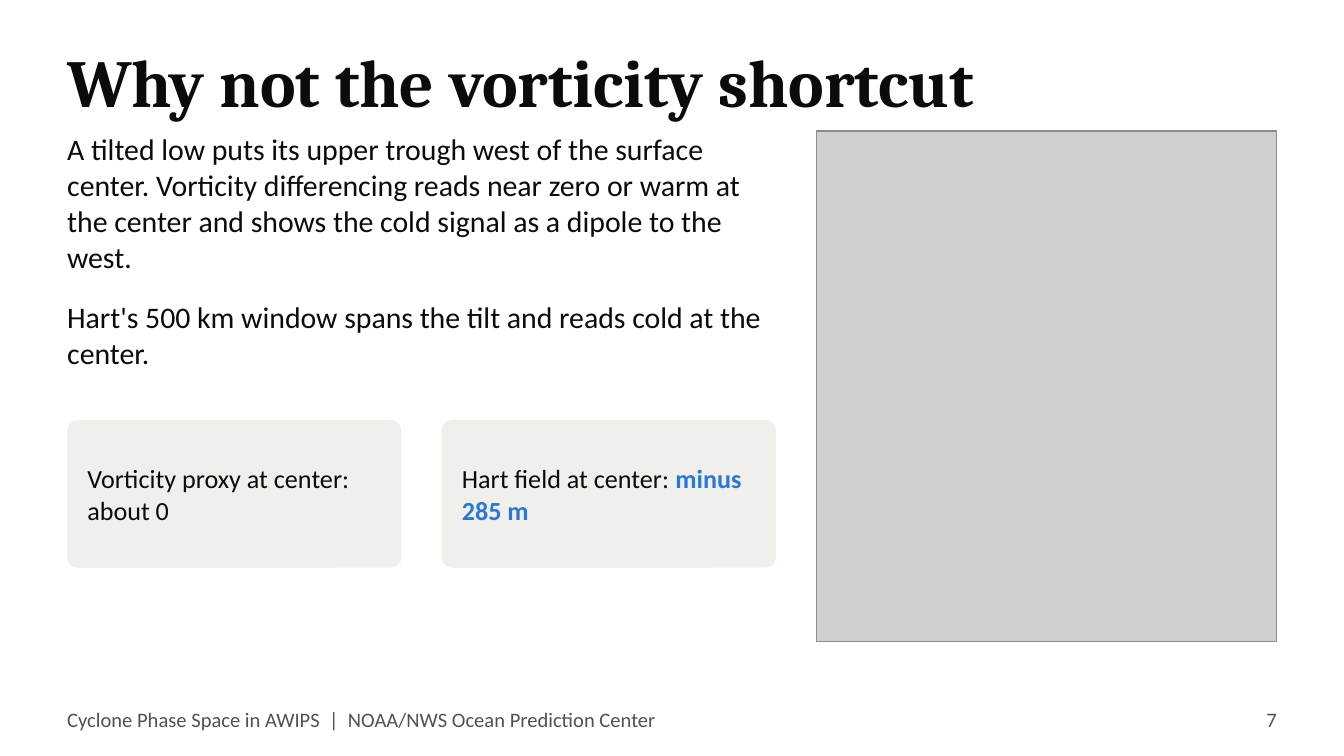
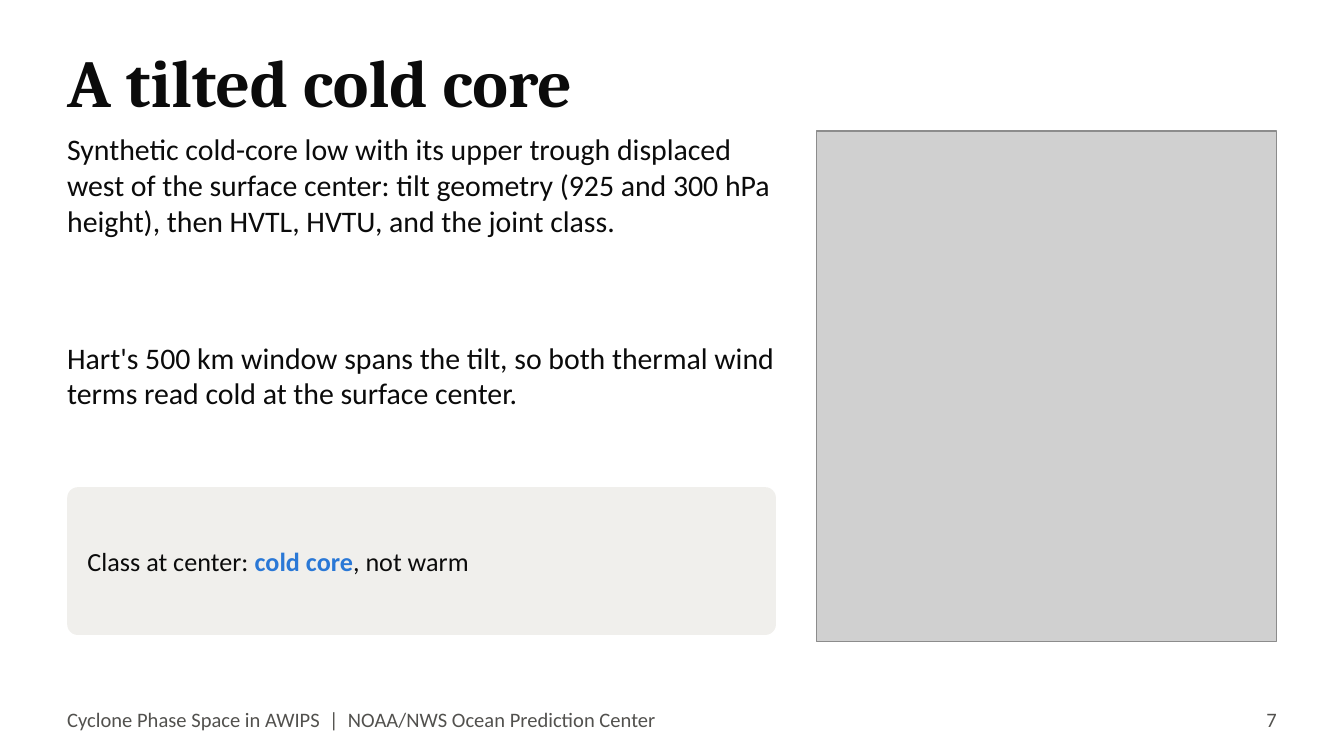
Before and after one commit to jkrek17/awips-tools, a slide deck: slide 7 of D2D/docs/TALK.pptx. Drawn at 1344x756 pixels with LibreOffice and Linux fonts; fonts in the diff are those of the drawing; grey boxes stand for pictures. Boxes give left, top, right and bottom in pixels: in the first picture for what was removed or moved away, otherwise in the second. Text is boxed around its words. In the diff, an @@ line names an element or a change of style, - is before the commit and + after.

```diff
--- a/D2D/docs/TALK.pptx
+++ b/D2D/docs/TALK.pptx
@@ text at (x1=67, y1=60, x2=572, y2=108): text changed @@
-Why not the vorticity shortcut
+A tilted cold core
@@ text at (x1=67, y1=139, x2=770, y2=237): text changed @@
-A tilted low puts its upper trough west of the surface center. Vorticity differencing reads near zero or warm at the center and shows the cold signal as a dipole to the west.
+Synthetic cold-core low with its upper trough displaced west of the surface center: tilt geometry (925 and 300 hPa height), then HVTL, HVTU, and the joint class.
@@ text at (x1=67, y1=348, x2=773, y2=405): text changed @@
-Hart's 500 km window spans the tilt and reads cold at the center.
+Hart's 500 km window spans the tilt, so both thermal wind terms read cold at the surface center.
@@ rounded rectangle removed at (x1=442, y1=419, x2=777, y2=567) @@
@@ text removed at (x1=87, y1=470, x2=349, y2=520) @@
-Vorticity proxy at center: about 0
@@ text removed at (x1=462, y1=469, x2=741, y2=520) @@
-Hart field at center: minus 285 m
@@ rounded rectangle resized from (x1=67, y1=419, x2=402, y2=567) to (x1=67, y1=487, x2=775, y2=634) @@
@@ text added at (x1=87, y1=552, x2=469, y2=574), 14 pt, text #0B0B0B @@
+Class at center: cold core, not warm
```
Also in this commit, not shown: 3 other files.
